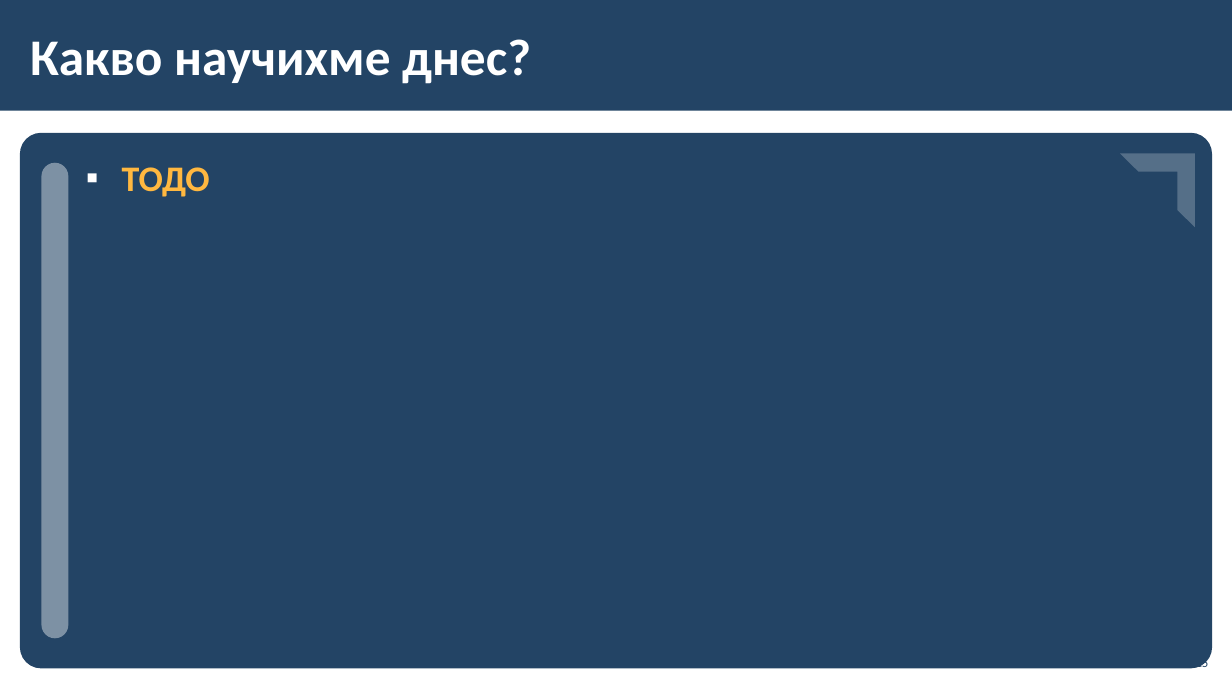
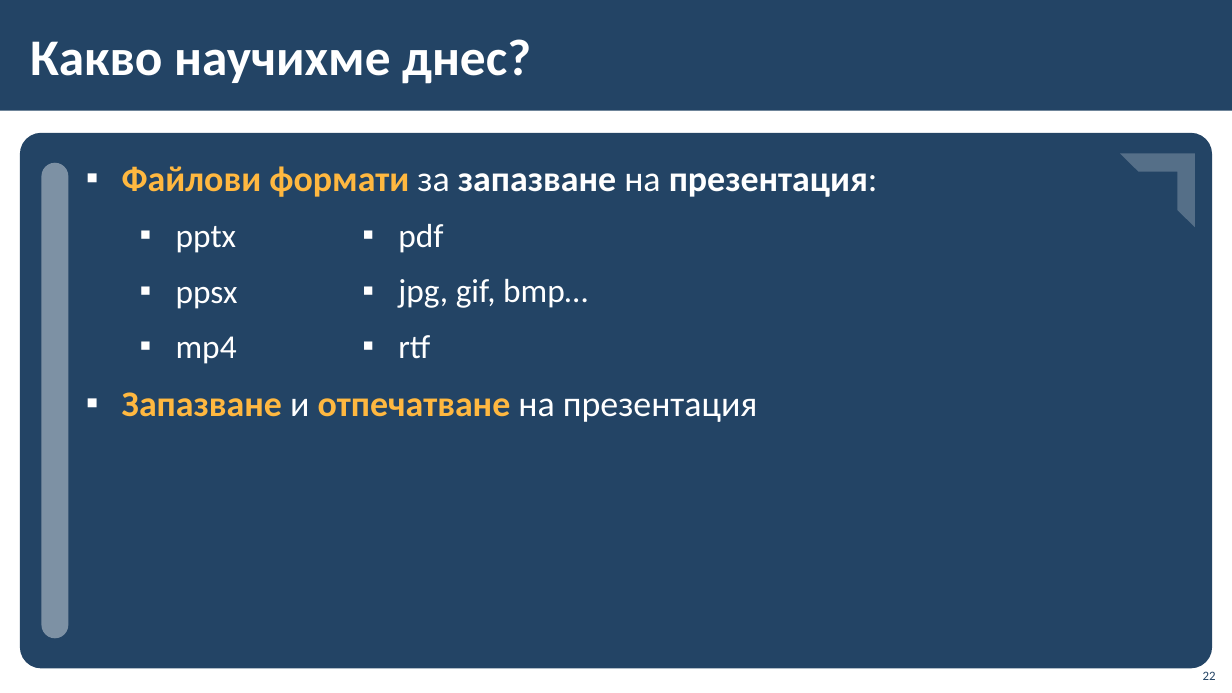
Before and after one commit to BG-IT-Edu/School-Programming, a slide deck: slide 22 of Courses/Computer-Modeling-and-IT/Computer-Modeling-and-IT-6-Class/19-Saving-Presentation-in-Different-File-Formats/19-Saving-Presentation-in-Different-File-Formats.pptx (slide 15 before the commit). Drawn at 1232x693 pixels with LibreOffice and Linux fonts; fonts in the diff are those of the drawing; background and template pictures are left out. Boxes give left, top, right and bottom in pixels: in the first picture for what was removed or moved away, otherwise in the second. Text is boxed around its words. In the diff, an @@ line names an element or a change of style, - is before the commit and + after.

```diff
--- a/Courses/Computer-Modeling-and-IT/Computer-Modeling-and-IT-6-Class/19-Saving-Presentation-in-Different-File-Formats/19-Saving-Presentation-in-Different-File-Formats.pptx
+++ b/Courses/Computer-Modeling-and-IT/Computer-Modeling-and-IT-6-Class/19-Saving-Presentation-in-Different-File-Formats/19-Saving-Presentation-in-Different-File-Formats.pptx
@@ text added at box(19, 121, 1214, 680), 34 pt, text #FFFFFF @@
+▪ …
+▪ …
+▪ …
@@ text at box(122, 166, 878, 422): text changed; text colour #FFB840 to #FFFFFF @@
-▪ ТОДО
+▪ Файлови формати за запазване на презентация:
+  ▪ pptx
+  ▪ ppsx
+  ▪ mp4
+▪ Запазване и отпечатване на презентация
@@ text added at box(398, 224, 588, 359), 26 pt, text #FFFFFF @@
+  ▪ pdf
+  ▪ jpg, gif, bmp…
+  ▪ rtf
@@ page number at box(1203, 671, 1216, 680): vertical alignment middle to bottom @@
@@ page number at box(1203, 671, 1216, 680): text changed @@
-15
+22
```
Also in this commit, not shown: 1 other slide changed, 7 slides added.
